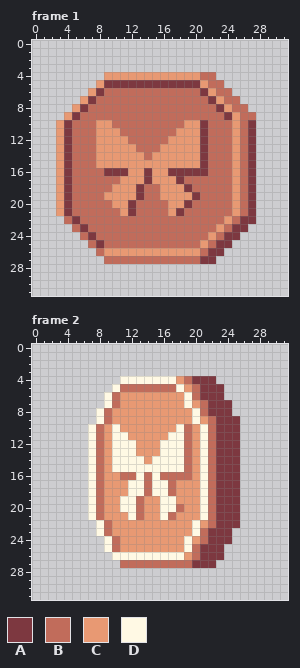
Pixel-art file -- docs/img/medal.ase. This is how it looked before the edit.
32x32 pixels, 4 frames. Shown: frame 1, frame 2. The commit also changed other frames, which this record leaves out.
Palette (. is transparent): A #7d3840  B #c16c5b  C #e89973  D #fff9e4
Pixels before, frame 1, first column x 3:
 4 ......CCCCCCCCCCCCBB.....
 5 .....CAAAAAAAAAAAACBB....
 6 ....CABBBBBBBBBBBBACBB...
 7 ...CABBBBBBBBBBBBBBACBB..
 8 ..CABBBBBBBBBBBBBBBBACBB.
 9 .CABBBBBBBBBBBBBBBBBBACBB
10 CABBBCCBBBBBBBBBCCABBBCBA
11 CABBBCCCBBBBBBBCCCABBBCBA
12 CABBBCCCCBBBBBCCCCABBBCBA
13 CABBBCCCCCBBBCCCCCABBBCBA
14 CABBBCCCCCCBCCCCCCABBBCBA
15 CABBBCCCCCCCCCCCCCABBBCBA
16 CABBBBAAACCACCAAAAABBBCBA
17 CABBBBBBCCCACCCABBBBBBCBA
18 CABBBBBCCCABBCCCABBBBBCBA
19 CABBBBCCCCABBCCCCABBBBCBA
20 CABBBBBCCABBBBCCABBBBBCBA
21 CABBBBBBCABBBBCABBBBBBCBA
22 .BABBBBBBBBBBBBBBBBBBCBAA
23 ..BABBBBBBBBBBBBBBBBCBAA.
24 ...BABBBBBBBBBBBBBBCBAA..
25 ....BABBBBBBBBBBBBCBAA...
26 .....BCCCCCCCCCCCCBAA....
27 ......BBBBBBBBBBBBAA.....
Pixels before, frame 2, first column x 7:
 4 ....DDDDDDDCBAAA...
 5 ...DBBBBBBBDCBAAA..
 6 ..DBCCCCCCCCDBAAA..
 7 ..DBCCCCCCCCDCBAAA.
 8 .DBCCCCCCCCCCDBAAA.
 9 .DBCCCCCCCCCCDCBAAA
10 DBCDCCCCCCCDBCDBAAA
11 DBCDDCCCCCDDBCDBAAA
12 DBCDDDCCCDDDBCDBAAA
13 DBCDDDCCCDDDBCDBAAA
14 DBCDDDDCDDDDBCDBAAA
15 DBCDDDDDDDDDBCDBAAA
16 DBCCBBDBDBBBBCDBAAA
17 DBCCCDDBDDBCCCDBAAA
18 DBCCCDDBDDBCCCDBAAA
19 DBCCDDBCCDDCCCDBAAA
20 DBCCDDBCCDDBCCDBAAA
21 DBCCCDBCCDBCCCDBAAA
22 .DBCCCCCCCCCCDCBAAA
23 .DBCCCCCCCCCCDBAAA.
24 ..DBCCCCCCCCDCBAAA.
25 ..DBCCCCCCCCDBAAA..
26 ...DDDDDDDDDCBAAA..
27 ....BBBBBBBBBAAA...
And afterwards:
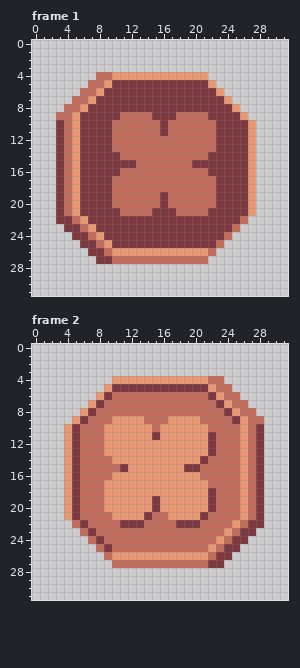
From old to new:
Changed rows in their new state; - is an unchanged pixel.
Frame 1:
first column x 3:
 4 -----BB-----------C.-----
 5 ----BBC-----------AC.----
 6 ---BBCAAAAAAAAAAAA-AC.---
 7 --BBCAAAAAAAAAAAAAA-AC.--
 8 -BBCAAAAAAAAAAAAAAAA-AC.-
 9 BBCAAAAA----AAA----AA-AC.
10 ABCAAAA------A--BBB-AAAAC
11 ABCAAAAB-----A-BBBB-AAAAC
12 ABCAAAABB-----BBBBB-AAAAC
13 ABCAAAABBB---BBBBBB-AAAAC
14 ABCAAAAABBB-BBBBBBBAAAAAC
15 ABCAAAAAAABBBBBBBA-AAAAAC
16 ABCAAA--BBBBBBBBBBBAAAAAC
17 ABCAAAA-BBBBBBBB----AAAAC
18 ABCAAAABBBB--BBBB---AAAAC
19 ABCAAAABBBB--ABBBB--AAAAC
20 ABCAAAABBB---ABBB---AAAAC
21 ABCAAAAABB--AAAB---AAAAAC
22 AABCAAAAAAAAAAAAAAAAAAAB.
23 -AABCAAAAAAAAAAAAAAAAAB.-
24 --AABCAAAAAAAAAAAAAAAB.--
25 ---AABCAAAAAAAAAAAAAB.---
26 ----AAB-----------CB.----
27 -----AA-----------B.-----
Frame 2:
first column x 4:
 4 ------CCCCCCCC-CCCBB-----
 5 -----CAAAAAAAAAAA-CBB----
 6 ----CA-BBBBBBBBB-B-CBB---
 7 ---CAB-BBBBBBBBBB-B-CBB--
 8 --CAB-BBBBBBBBBBB-BB-CBB-
 9 -CABB-----BBB---CB-BB-CBB
10 CABB--C----B--CC-C-BBBCBA
11 CABB--CC---A-CCC-CABBBCBA
12 CABB--CCC---CCCC-CABBBCBA
13 CABB--CCC---CCCC-CABBBCBA
14 CABB-BCCCC-CCCCC-A-BBBCBA
15 CABB-BBACCCCCCCAAB-BBBCBA
16 CABB-B-CCCCCCCCC-B-BBBCBA
17 CABB----CCCCCC---C-BBBCBA
18 CABB----CCCCCC---CABBBCBA
19 CABB---CCC-ACC---CABBBCBA
20 CABB---CCC-ACCC--CABBBCBA
21 CABB-B--CCABBC---A-BBBCBA
22 -BABB-BAAABBBBAAAB-BBCBAA
23 --BAB-BBBBBBBBBBB-BBCBAA-
24 ---BAB-BBBBBBBBBB-BCBAA--
25 ----BA-BBBBBBBBB-BCBAA---
26 -----BCCCCCCCCC-CCB-A----
27 ------B---------BB-A-----
Pixel boxes of the changes (left, top, right, bottom) in both pictures:
changed: (56, 72, 256, 264)
changed: (64, 376, 264, 568)
